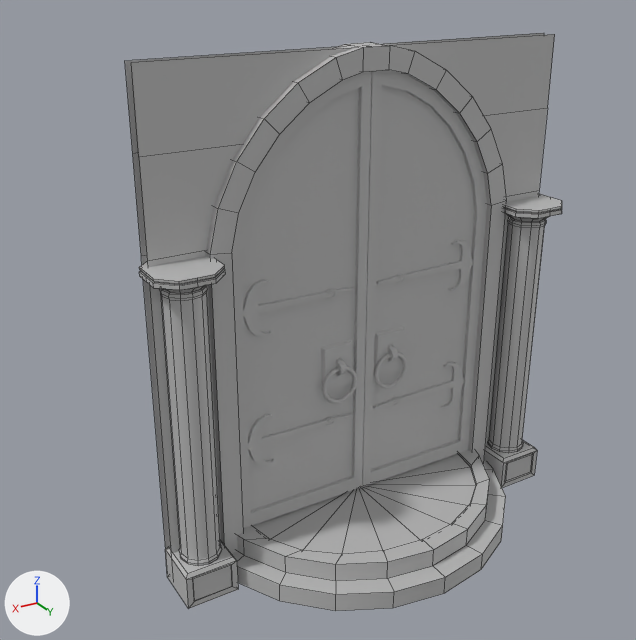
The FBX model Assets/Assets/SM_DungeonDoor.fbx as it was, and as the next commit left it.
The view is the same before and after, from a camera (50 mm lens) standing at (6.21, 9.2, 7.91) and looking at (0.9, 0.35, 3.48). Every picture has the same lights, and +X, +Y and +Z are marked at lower left. Mesh edges are drawn as thin lines on the coarser meshes. Objects named as collision shapes, trigger or cutter boxes, shadow casters or lower levels of detail are left out. Where no turn or scale is listed for an object, it has been applied to the vertices.

Names of what the first picture shows: 'Door_Left4', 'Door_Right', 'SM_Dungeon_Door'.
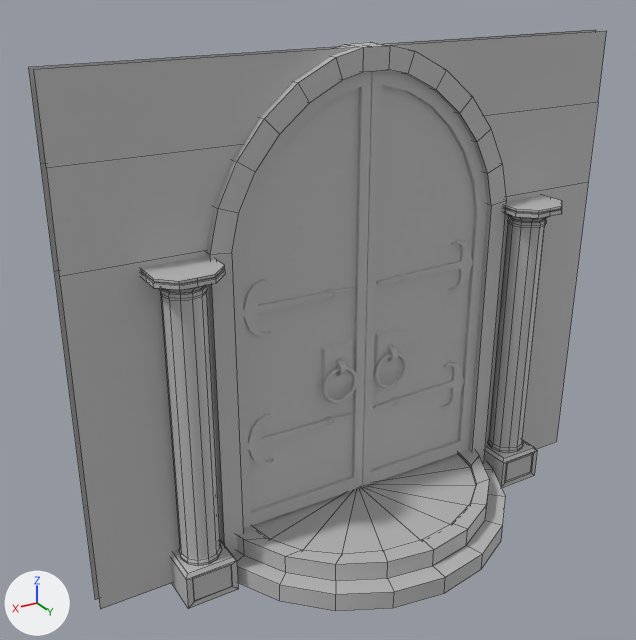
The change, as a list of edits to the scene's bpy script:
```text
Change me_mesh:
    where me_mesh.from_pydata(...)  # 529 vertices, 472 faces; spans x -3.09..3.09, y -0.31..1.99, z 0.0..6.76
    used by ob_sm_dungeon_door; location = (0.0, 0.1, 0.0)
    before: 252 (-3.0, -0.2, 0.04), 254 (-3.0, -0.2, 4.58), 256 (-3.0, -0.2, 5.77), 258 (-3.0, 0.0, 5.77) at pixel (547, 107), 260 (-3.0, 0.0, 4.58) at pixel (539, 190)
    before: 262 (-3.0, 0.0, 0.04), 264 (-3.0, 0.0, 6.75) at pixel (554, 34), 266 (-3.0, -0.2, 6.75) at pixel (544, 32)
    before: 268 (3.0, -0.2, 0.04) at pixel (167, 573), 270 (3.0, -0.2, 4.58) at pixel (141, 256), 272 (3.0, -0.2, 5.77) at pixel (132, 153), 274 (3.0, 0.0, 5.77) at pixel (138, 157), 276 (3.0, 0.0, 4.58) at pixel (147, 261)
    before: 278 (3.0, 0.0, 0.04) at pixel (173, 582), 279 (3.0, 0.0, 6.75) at pixel (131, 62), 280 (3.0, -0.2, 6.75) at pixel (124, 60)
    me_mesh part 1
    add for i in [252, 254, 256, 258, 260, 262, 264, 266]: me_mesh.vertices[i].co += Vector((-1.0, 0.0, 0.0))
    me_mesh part 2
    add for i in [268, 270, 272, 274, 276, 278, 279, 280]: me_mesh.vertices[i].co += Vector((1.0, 0.0, 0.0))
```

Changed parts and their boxes (x1, y1, x2, y2) in the pictures (636 x 640 px; the box of a moved part takes in the faces that stretch with it):
'SM_Dungeon_Door', reshaped (32% wider)
    before: (125, 33, 562, 611)
    after: (29, 29, 607, 611)
part 1 of me_mesh, moved or reshaped
    before: (384, 33, 555, 443)
    after: (384, 29, 607, 449)
part 2 of me_mesh, moved or reshaped
    before: (125, 46, 352, 556)
    after: (29, 46, 352, 609)
